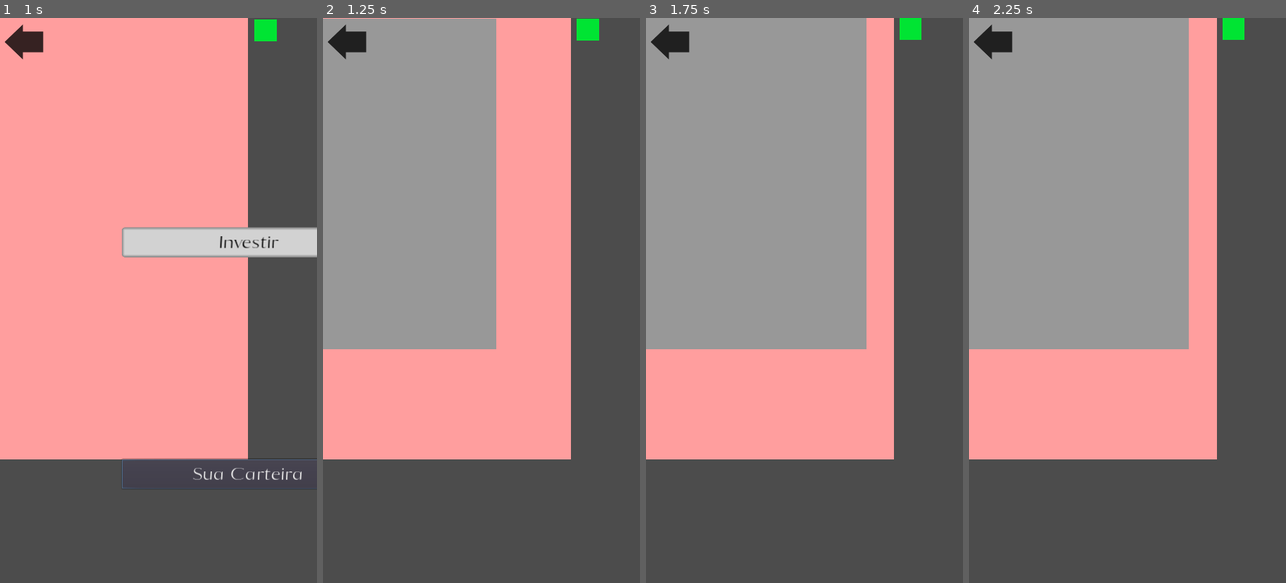
Above: before the commit, frames 1-4 (left to right).
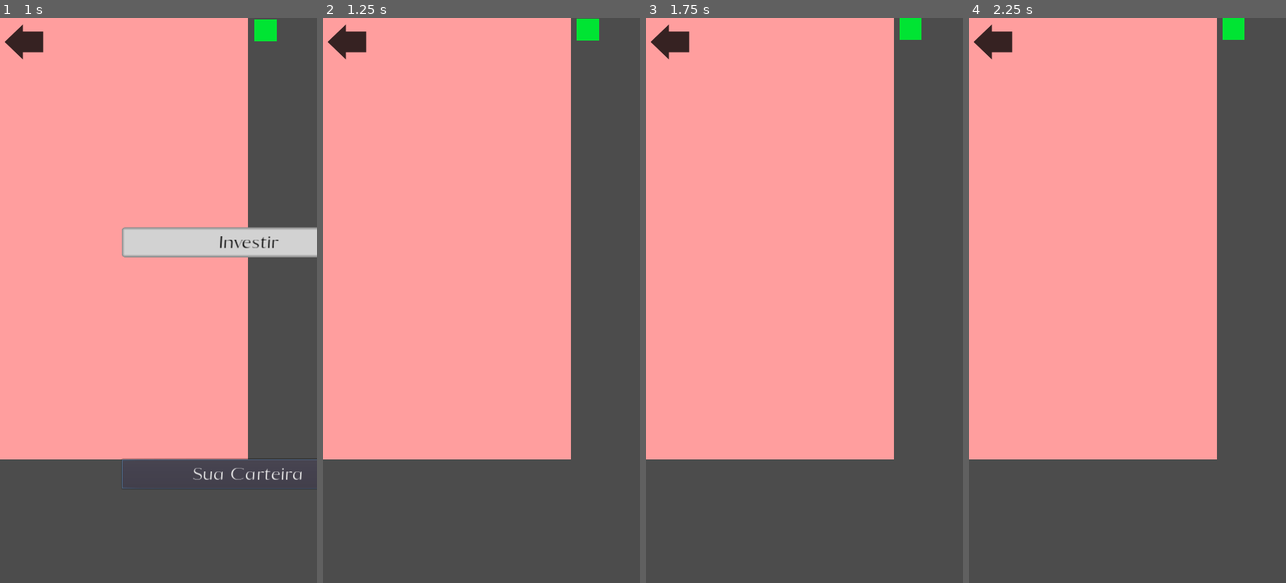
Above: after the commit, the same moments.

Repository: AndreMoukarzel/Grana-Preta
Game: Godot game, scene res://broker/Broker.tscn
Same seed, same stepped clock (60 frames per second), same inputs: the game is played once before the commit and once after it. This scene is started directly instead of the project's main scene.
Inputs (mouse positions are in pixels of both pictures, inside the frame that each line leads up to):
- Up to frame 1 (1 s): click "Sua Carteira" at 0.5 s
- Up to frame 2 (1.25 s): no input
- Up to frame 3 (1.75 s): move the mouse to (874, 272) at 1.27 s; click (874, 272) at 1.42 s
- Up to frame 4 (2.25 s): tap Enter at 2 s; drag from (1064, 328) to (1111, 413) at 2.02 s

Frame 1 is identical in both runs. In frame 2, 32% of the frame differs, in the area x 0-55%, y 0-59%; in frame 3, 40%, in the area x 0-70%, y 0-59%; in frame 4, 40%.
Error in both runs: Invalid get index '99' (on base: 'Array'). (res://broker/bond/BondGenerator.gd:122)

Commit message:
Add saving of bougth bonds
Adds base for buying bonds

Closes #17
Works on #15

Diff:
--- a/Save.gd
+++ b/Save.gd
@@ -39,6 +39,7 @@
 func load_game():
 	var savegame = File.new()
 	if !savegame.file_exists("user://savegame.save"):
+		money = 10000
 		Selic.create(10.0, 3.0, 6.0, 15.0)
 		Inflation.create(3.0, 1.0, -0.5, 10.0)
 
@@ -159,3 +160,20 @@
 	}
 	available_bonds.append(bond_json)
 	save_game()
+
+
+func save_bought_bond(Bond, ammount):
+	var bond_json = {
+		"ammount" : ammount,
+		"bought_time" : OS.get_datetime(),
+		"name" : Bond.bond_name,
+		"display_rentability" : Bond.display_rentability,
+		"rentability_type" : Bond.rentability_type,
+		"expiration" : Bond.expiration,
+		"min_investment" : Bond.min_investment,
+		"min_time" : Bond.min_time,
+		"taxes" : Bond.taxes,
+		"creation_time" : Bond.creation_time
+	}
+	bought_bonds.append(bond_json)
+	save_game()
--- a/broker/Broker.tscn
+++ b/broker/Broker.tscn
@@ -4,6 +4,7 @@
 [ext_resource path="res://city_icon.png" type="Texture" id=2]
 [ext_resource path="res://school/Lessons/LessonFont.otf" type="DynamicFontData" id=3]
 [ext_resource path="res://broker/BondDisplay.tscn" type="PackedScene" id=4]
+[ext_resource path="res://broker/Portfolio.tscn" type="PackedScene" id=5]
 
 [sub_resource type="StyleBoxFlat" id=1]
 bg_color = Color( 0.6, 0.6, 0.6, 0 )
@@ -32,8 +33,6 @@
 use_mipmaps = true
 use_filter = true
 font_data = ExtResource( 3 )
-
-[sub_resource type="StyleBoxFlat" id=6]
 
 [node name="Broker" type="Control"]
 anchor_right = 1.0
@@ -113,16 +112,12 @@
 margin_bottom = 20.0
 
 [node name="PortfolioMenu" type="Control" parent="."]
-editor/display_folded = true
 margin_left = -576.0
 margin_right = -176.0
 margin_bottom = 600.0
 size_flags_vertical = 7
 
-[node name="Panel2" type="Panel" parent="PortfolioMenu"]
-margin_right = 400.0
-margin_bottom = 600.0
-custom_styles/panel = SubResource( 6 )
+[node name="Portfolio" parent="PortfolioMenu" instance=ExtResource( 5 )]
 
 [node name="Tween" type="Tween" parent="."]
 
--- /dev/null
+++ b/broker/Portfolio.gd
@@ -0,0 +1,26 @@
+extends Control
+
+const BOND_SCN = preload("res://broker/bond/Bond.tscn")
+
+var total_height = 10
+
+
+func _ready():
+	update_bought_bonds()
+
+
+func update_bought_bonds():
+	for b in Save.bought_bonds:
+		var Bond = add_bond(self)
+		Bond.setup(b.name, b.display_rentability, b.rentability_type, b.expiration, b.min_investment, b.min_time, b.taxes, b.creation_time)
+
+
+func add_bond(parent):
+	var Bond = BOND_SCN.instance()
+	Bond.rect_position.y =  parent.get_child_count() * 100
+	Bond.set_name(str(parent.get_child_count()))
+	Bond.connect("opened", self, "bond_opened")
+	Bond.connect("closed", self, "bond_closed")
+	parent.add_child(Bond)
+
+	return Bond
--- /dev/null
+++ b/broker/Portfolio.tscn
@@ -0,0 +1,8 @@
+[gd_scene load_steps=2 format=2]
+
+[ext_resource path="res://broker/Portfolio.gd" type="Script" id=1]
+
+[node name="Portfolio" type="Control"]
+anchor_right = 1.0
+anchor_bottom = 1.0
+script = ExtResource( 1 )
--- a/broker/bond/Bond.gd
+++ b/broker/bond/Bond.gd
@@ -184,5 +184,8 @@
 
 
 func _on_trade_confirmed(ammount):
-	print("confirmed")
-	print(ammount)
+	var Portfolio = get_tree().get_root().get_node("Broker/PortfolioMenu/Portfolio")
+
+	Save.money -= ammount
+	Save.save_bought_bond(self, ammount)
+	Portfolio.update_bought_bonds()
